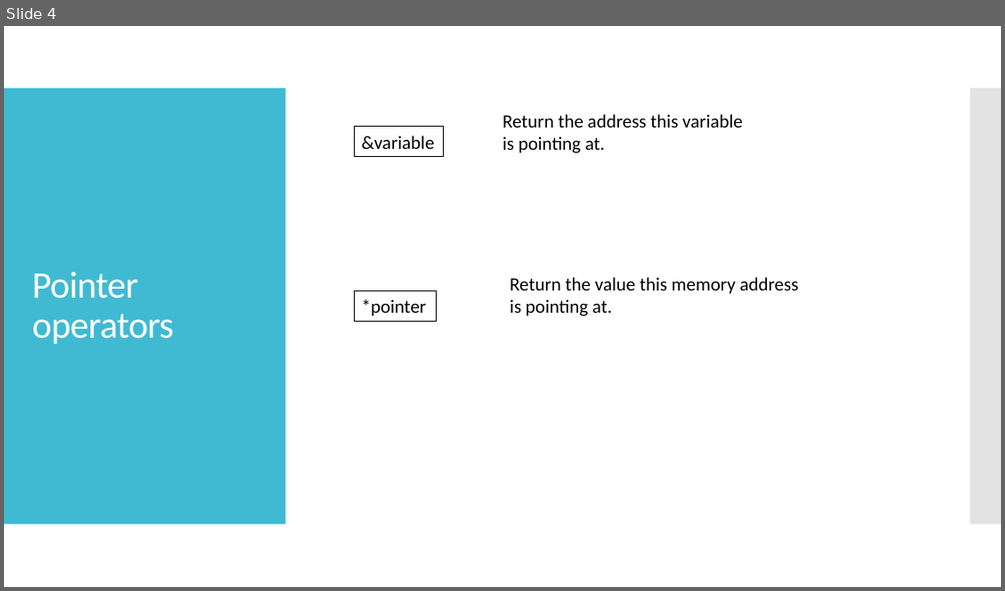
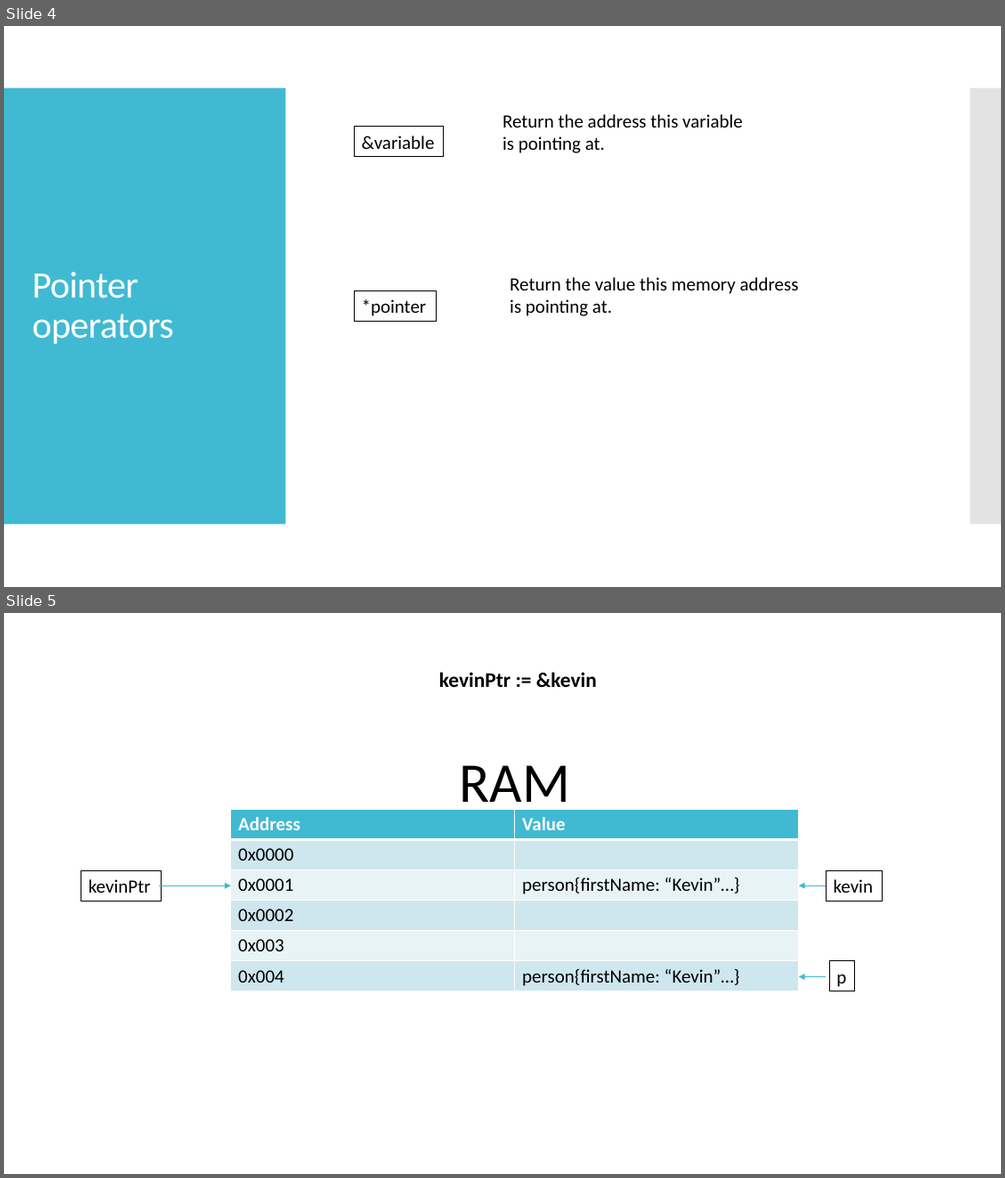
Before and after one commit to kevinlin47/Learn_Go, a slide deck: pointers/Pointers & Pass by Value.pptx. Shown one above the other, each under a label of ours: slide 4 before the commit, slides 4 and 5 after it. The pictures are 1005x591 and 1005x1178 pixels, drawn with LibreOffice and Linux fonts; fonts in the diff are those of the drawing. Boxes give left, top, right and bottom in pixels: in the first picture for what was removed or moved away, otherwise in the second. Text is boxed around its words. In the diff, an @@ line names an element or a change of style, - is before the commit and + after.

Commit message:
Create slide representing pointer variable assignment

```diff
--- a/pointers/Pointers & Pass by Value.pptx
+++ b/pointers/Pointers & Pass by Value.pptx
@@ slide 5 added at (4,613,1001,1174), background #FFFFFF @@
@@ text added at (439,672,597,687), 20 pt, text #000000, bold @@
+kevinPtr := &kevin
@@ text added at (460,765,570,815), 54 pt, text #000000 @@
+RAM
@@ table added at (231,809,799,990), 6 rows, 2 columns @@
+Address | Value
+0x0000 | 
+0x0001 | person{firstName: “Kevin”…}
+0x0002 | 
+0x003 | 
+0x004 | person{firstName: “Kevin”…}
@@ rectangle added at (81,870,161,900), outline #000000 0.75 pt, 18 pt, text #000000 @@
+kevinPtr
@@ rectangle added at (825,870,882,900), outline #000000 0.75 pt, 18 pt, text #000000 @@
+kevin
@@ arrow added from (160, 886) to (231, 886), #40BAD2 0.75 pt @@
@@ arrow added from (825, 886) to (799, 886), #40BAD2 0.75 pt @@
@@ arrow added from (825, 976) to (799, 976), #40BAD2 0.75 pt @@
@@ rectangle added at (830,961,855,990), outline #000000 0.75 pt, 18 pt, text #000000 @@
+p
```
